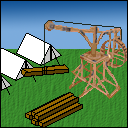
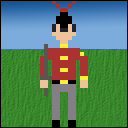
Comparing the layer stacks of the two 128px x 128px images. Changes:
added layer "Layer 5" above "Layer 4" over (40, 1, 88, 127)
hid "Layer 3" over (1, 20, 127, 127)
